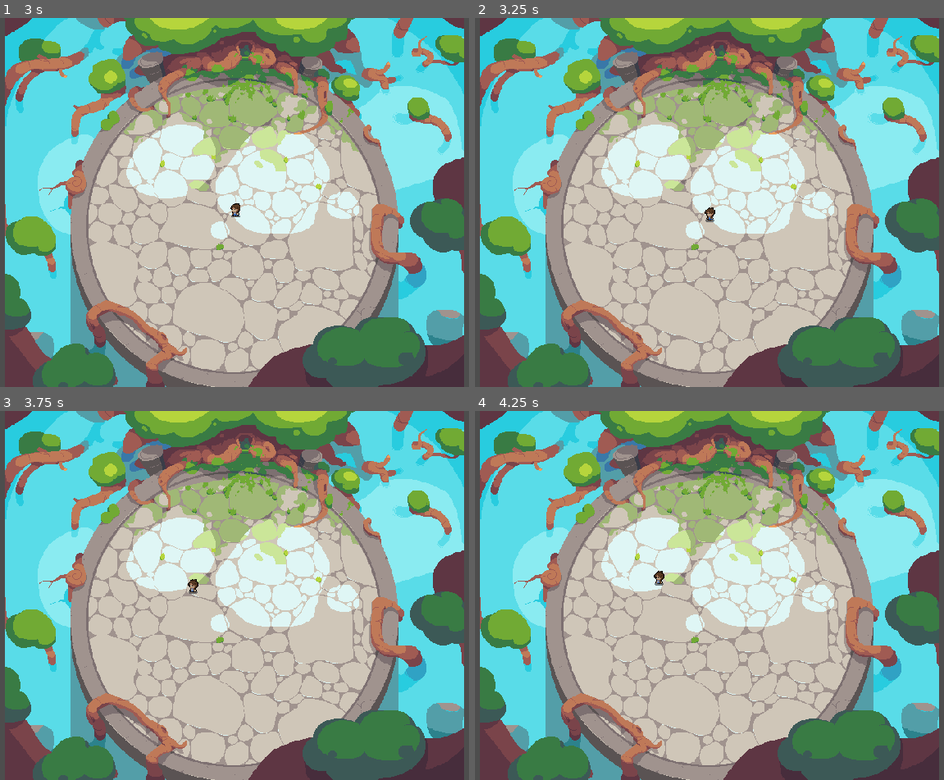
Above: before the commit, frames 1-4 (two rows, left to right).
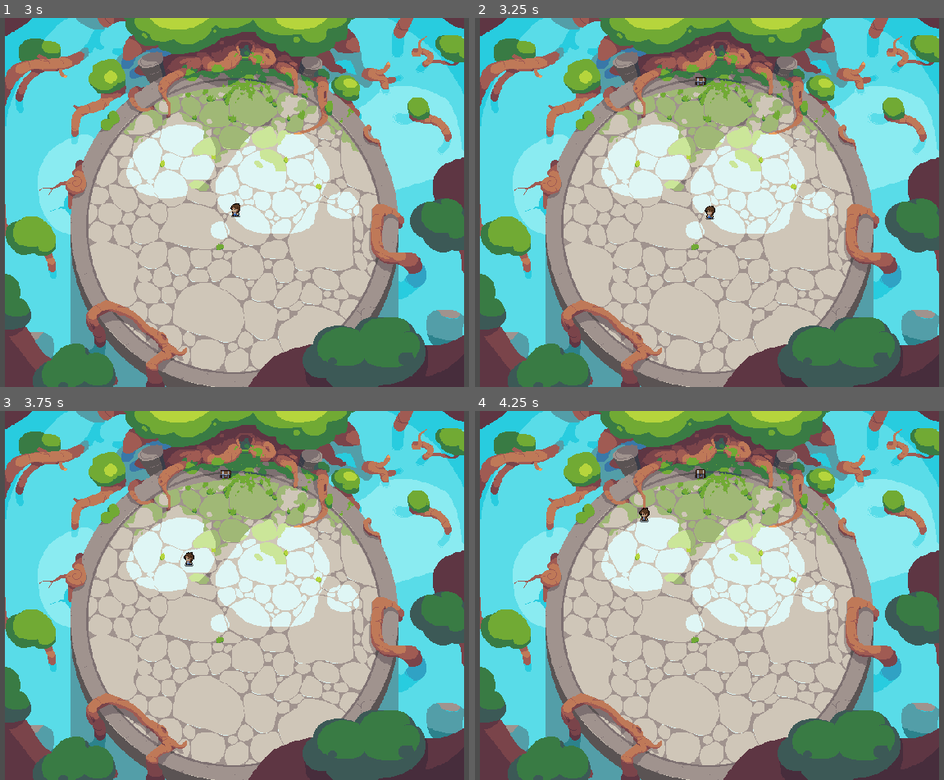
Above: after the commit, the same moments.

Repository: VanillaIceCube/Yokozuna-Ring-Warriors
Game: Godot game, scene res://arenas/arena_01.tscn
Two runs of this game, one before a commit and one after it. Both use one fixed random seed, a clock stepped at 60 frames per second and the inputs below.
Inputs (mouse positions are in pixels of both pictures, inside the frame that each line leads up to):
- Up to frame 1 (3 s): tap Enter at 0.5 s; move the mouse to (379, 184) at 0.52 s; hold R (swing_sword) 0.53-1.28 s; click (379, 184) at 0.67 s; tap Space at 1.25 s; move the mouse to (103, 220) at 1.27 s; hold F (character_knockback) 1.28-2.03 s; tap R (swing_sword) at 1.35, 2.85 s; move the mouse to (300, 121) at 2.02 s; hold R (swing_sword) 2.03-2.78 s; move the mouse to (201, 276) at 2.77 s; click (201, 276) at 2.92 s
- Up to frame 2 (3.25 s): no input
- Up to frame 3 (3.75 s): tap Enter at 3.5 s; move the mouse to (431, 650) at 3.52 s; hold F (character_knockback) from 3.53 s (still down); hold R (swing_sword) from 3.53 s (still down)
- Up to frame 4 (4.25 s): keep holding F (character_knockback); keep holding R (swing_sword)

Frame 1 is identical in both runs. In frame 2, 0.1% of the frame differs, in the area x 46-52%, y 16-56%; in frame 3, 0.2%; in frame 4, 0.2%, in the area x 34-50%, y 15-48%.

Commit message:
targeting works again

Diff:
--- a/game_objects/chest_spawner.tscn
+++ b/game_objects/chest_spawner.tscn
@@ -6,7 +6,7 @@
 script = ExtResource("1_vrchc")
 
 [node name="Timer" type="Timer" parent="."]
-wait_time = 5.0
+wait_time = 3.0
 autostart = true
 
 [connection signal="timeout" from="Timer" to="." method="_on_timer_timeout"]
